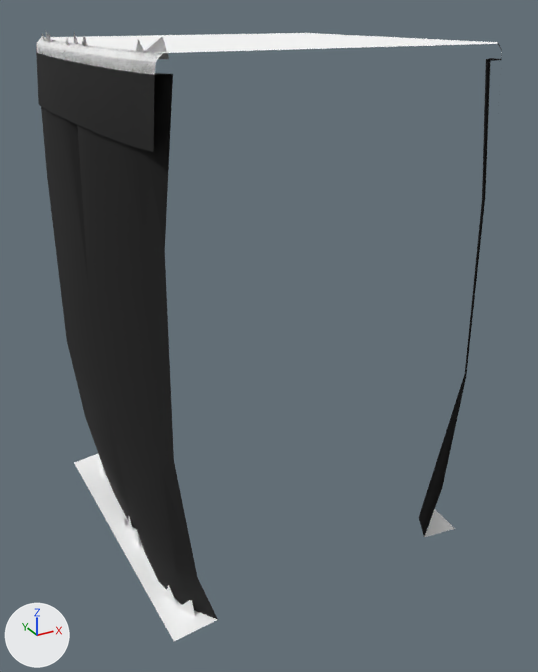
The glTF model web/public/assets/acnh/cliff/4-b-2.glb as it was, and as the next commit left it.
Camera for both pictures: a camera (50 mm lens) standing at (-10.11, -19.66, 0.8) and looking at (0.28, -0.78, -8.64). Every picture has the same lights, and +X, +Y and +Z are marked at lower left. The older version comes first. Where no turn or scale is listed for an object, it has been applied to the vertices.

Names of what the first picture shows: 'CliffA__mCliff', 'GrassB_1__mGrass', 'GrassOP_1__mGrassCliffXlu', 'GrassT__mGrass' and 1 more.
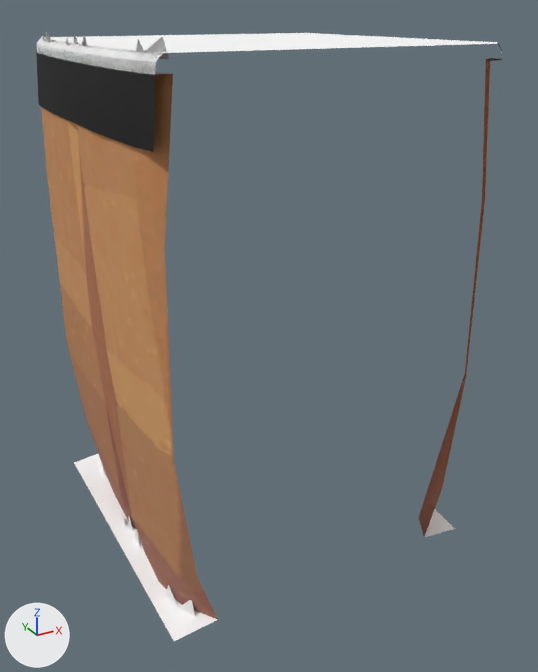
The change, as a list of edits to the scene's bpy script:
```text
Add img_image_0:
    img_image_0 = load_image('Image_0', '_unpacked/Image_0', 512, 512, 'sRGB')
Change mat_mcliff:
    remove mat_mcliff.base_color = (0.0, 0.0, 0.0)  # black #000000
    add mat_mcliff.texture = img_image_0
```

Location of each change, (x1, y1, x2, y2) in pixels of the pictures (538 x 672 px):
'CliffA__mCliff', surface changed (black to brown): (41, 58, 498, 619) in both
